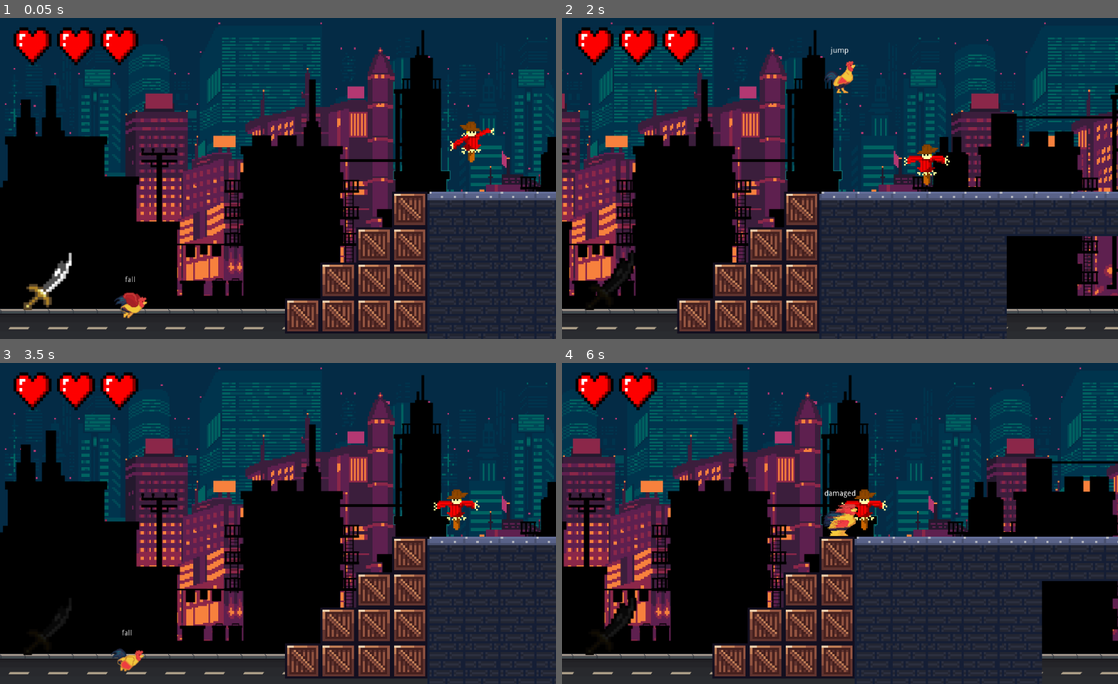
Above: before the commit, frames 1-4 (two rows, left to right).
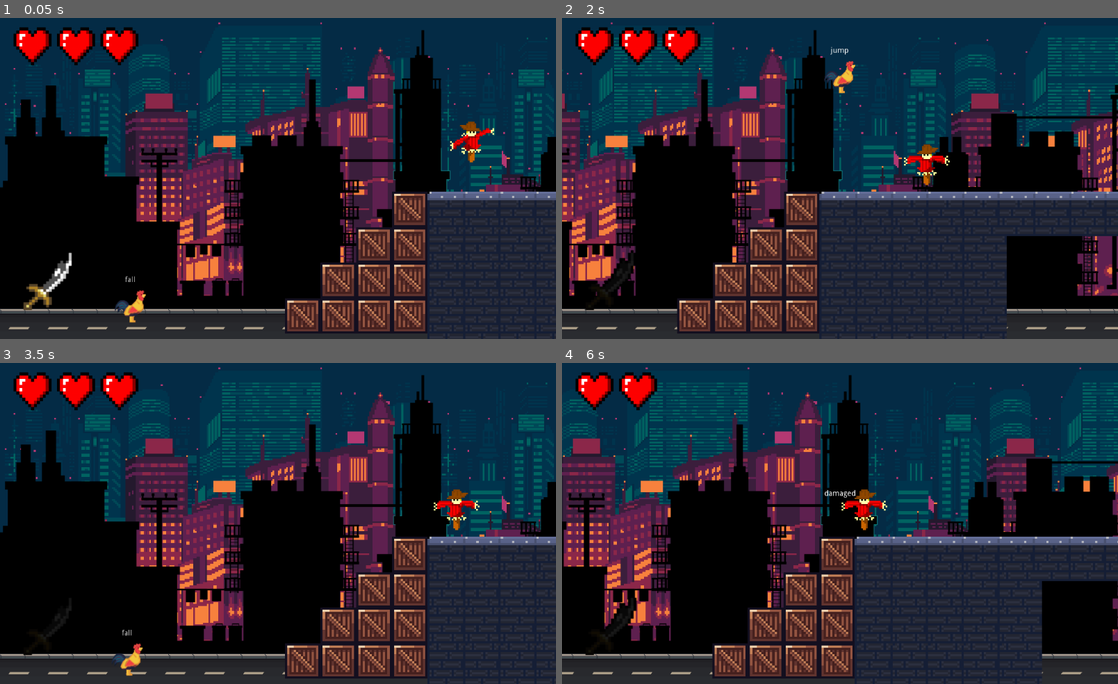
Above: after the commit, the same moments.

Repository: see4pablo/rooster-madness
Game: Godot game, scene res://Game.tscn
The game is run twice, just before and just after one commit, with the same random seed, the same clock (stepped at 60 frames per second) and the same inputs.
Inputs (mouse positions are in pixels of both pictures, inside the frame that each line leads up to):
- Up to frame 1 (0.05 s): no input
- Up to frame 2 (2 s): move the mouse to (962, 159) at 0.52 s; press the mouse at (962, 159) at 0.53 s; hold D (move_right) from 0.53 s (still down); tap Space (jump) at 0.77, 1.52 s; move the mouse to (728, 191) at 1.27 s; release the mouse at (728, 191) at 1.28 s; click (728, 191) at 1.35 s
- Up to frame 3 (3.5 s): move the mouse to (333, 449) at 2.02 s; release D (move_right) at 2.03 s; press the mouse at (333, 449) at 2.03 s; hold A (move_left) 2.03-2.78 s; move the mouse to (250, 587) at 2.77 s; release the mouse at (250, 587) at 2.78 s; hold D (move_right) from 2.78 s (still down); click (250, 587) at 2.85 s; tap Space (jump) at 3.02 s
- Up to frame 4 (6 s): move the mouse to (1006, 571) at 3.52 s; press the mouse at (1006, 571) at 3.53 s; tap Space (jump) at 3.77, 4.52 s; move the mouse to (673, 472) at 4.27 s; release D (move_right) at 4.28 s; release the mouse at (673, 472) at 4.28 s; hold A (move_left) 4.28-5.03 s; click (673, 472) at 4.35 s; move the mouse to (867, 520) at 5.02 s; press the mouse at (867, 520) at 5.03 s; hold D (move_right) 5.03-5.78 s; move the mouse to (756, 440) at 5.77 s; release the mouse at (756, 440) at 5.78 s; hold A (move_left) from 5.78 s (still down); click (756, 440) at 5.85 s

The runs differ from the first frame. In frame 1, 0.3% of the frame differs, in the area x 20-27%, y 84-96%; in frame 2, less than 0.1%; in frame 3, 0.3%; in frame 4, 0.4%, in the area x 47-54%, y 43-54%.

Commit message:
FIxed player animations

Diff:
--- a/Player/Player.tscn
+++ b/Player/Player.tscn
@@ -16,35 +16,47 @@
 
 [sub_resource type="Animation" id=2]
 resource_name = "dash"
-length = 0.4
-loop = true
-tracks/0/type = "value"
-tracks/0/path = NodePath("Body/Sprite:texture")
-tracks/0/interp = 1
-tracks/0/loop_wrap = true
-tracks/0/imported = false
-tracks/0/enabled = true
-tracks/0/keys = {
-"times": PoolRealArray( 0 ),
-"transitions": PoolRealArray( 1 ),
-"update": 1,
-"values": [ ExtResource( 7 ) ]
+loop = true
+tracks/0/type = "value"
+tracks/0/path = NodePath("Body/Sprite:texture")
+tracks/0/interp = 1
+tracks/0/loop_wrap = true
+tracks/0/imported = false
+tracks/0/enabled = true
+tracks/0/keys = {
+"times": PoolRealArray( 0 ),
+"transitions": PoolRealArray( 1 ),
+"update": 1,
+"values": [ ExtResource( 6 ) ]
+}
+tracks/1/type = "value"
+tracks/1/path = NodePath("Body/Sprite:visible")
+tracks/1/interp = 1
+tracks/1/loop_wrap = true
+tracks/1/imported = false
+tracks/1/enabled = true
+tracks/1/keys = {
+"times": PoolRealArray( 0, 0.2, 0.4, 0.6, 0.7, 0.8, 0.9 ),
+"transitions": PoolRealArray( 1, 1, 1, 1, 1, 1, 1 ),
+"update": 1,
+"values": [ true, false, true, false, true, false, true ]
 }
 
 [sub_resource type="Animation" id=3]
 resource_name = "fall"
-length = 0.2
-tracks/0/type = "value"
-tracks/0/path = NodePath("Body/Sprite:texture")
-tracks/0/interp = 1
-tracks/0/loop_wrap = true
-tracks/0/imported = false
-tracks/0/enabled = true
-tracks/0/keys = {
-"times": PoolRealArray( 0 ),
-"transitions": PoolRealArray( 1 ),
-"update": 1,
-"values": [ ExtResource( 6 ) ]
+length = 0.4
+loop = true
+tracks/0/type = "value"
+tracks/0/path = NodePath("Body/Sprite:texture")
+tracks/0/interp = 1
+tracks/0/loop_wrap = true
+tracks/0/imported = false
+tracks/0/enabled = true
+tracks/0/keys = {
+"times": PoolRealArray( 0 ),
+"transitions": PoolRealArray( 1 ),
+"update": 1,
+"values": [ ExtResource( 7 ) ]
 }
 
 [sub_resource type="Animation" id=4]
@@ -58,30 +70,30 @@
 tracks/0/imported = false
 tracks/0/enabled = true
 tracks/0/keys = {
+"times": PoolRealArray( 0 ),
+"transitions": PoolRealArray( 1 ),
+"update": 1,
+"values": [ ExtResource( 6 ) ]
+}
+
+[sub_resource type="Animation" id=5]
+length = 0.4
+loop = true
+tracks/0/type = "value"
+tracks/0/path = NodePath("Body/Sprite:texture")
+tracks/0/interp = 1
+tracks/0/loop_wrap = true
+tracks/0/imported = false
+tracks/0/enabled = true
+tracks/0/keys = {
 "times": PoolRealArray( 0, 0.2 ),
 "transitions": PoolRealArray( 1, 1 ),
 "update": 1,
 "values": [ ExtResource( 8 ), ExtResource( 5 ) ]
 }
 
-[sub_resource type="Animation" id=5]
-length = 0.2
-loop = true
-tracks/0/type = "value"
-tracks/0/path = NodePath("Body/Sprite:texture")
-tracks/0/interp = 1
-tracks/0/loop_wrap = true
-tracks/0/imported = false
-tracks/0/enabled = true
-tracks/0/keys = {
-"times": PoolRealArray( 0 ),
-"transitions": PoolRealArray( 1 ),
-"update": 1,
-"values": [ ExtResource( 6 ) ]
-}
-
 [sub_resource type="Animation" id=6]
-length = 0.2
+length = 0.4
 loop = true
 tracks/0/type = "value"
 tracks/0/path = NodePath("Body/Sprite:texture")
@@ -107,10 +119,10 @@
 tracks/0/imported = false
 tracks/0/enabled = true
 tracks/0/keys = {
-"times": PoolRealArray( 0, 0.2, 0.35, 0.5 ),
-"transitions": PoolRealArray( 1, 1, 1, 1 ),
-"update": 1,
-"values": [ ExtResource( 1 ), ExtResource( 6 ), ExtResource( 4 ), ExtResource( 6 ) ]
+"times": PoolRealArray( 0 ),
+"transitions": PoolRealArray( 1 ),
+"update": 1,
+"values": [ ExtResource( 6 ) ]
 }
 
 [sub_resource type="Animation" id=8]
